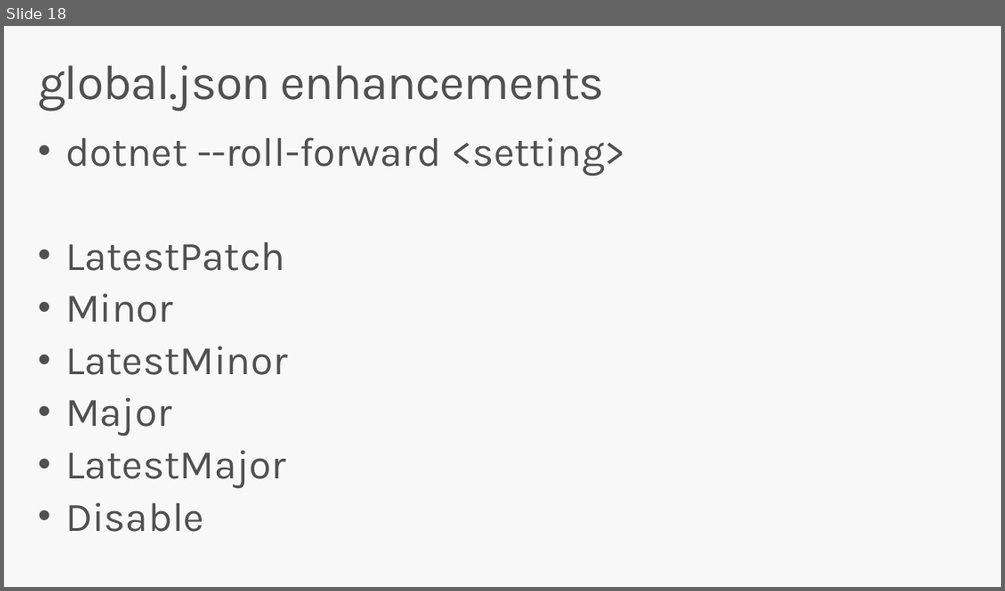
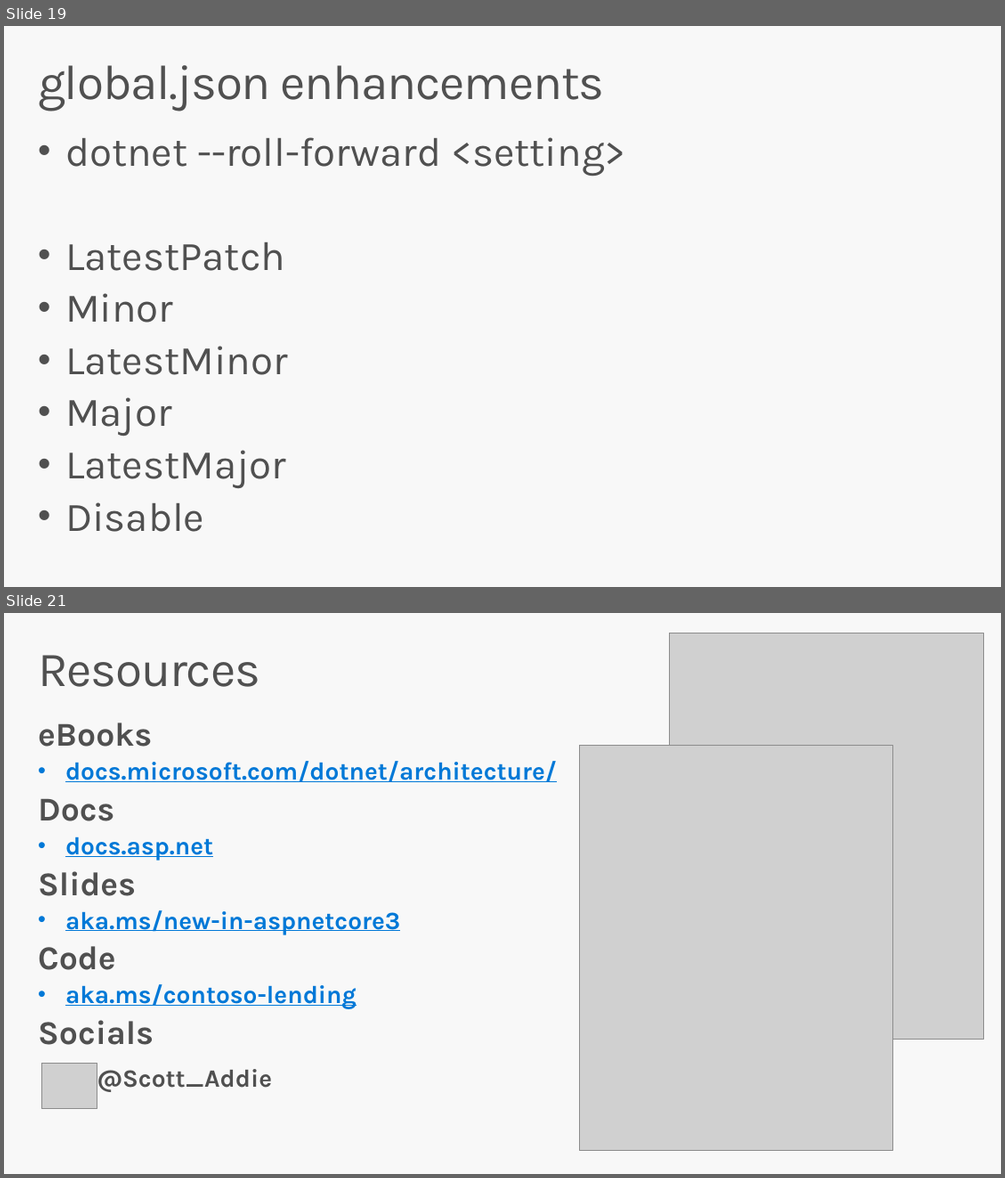
Before and after one commit to scottaddie/slide-decks, a slide deck: Whats New in ASP.NET Core 3.0.pptx. Shown one above the other, each under a label of ours: slide 18 before the commit, slides 19 and 21 after it; the slides between them are not shown. The pictures are 1005x591 and 1005x1178 pixels, drawn with LibreOffice and Linux fonts; fonts in the diff are those of the drawing; grey boxes stand for pictures. Boxes give left, top, right and bottom in pixels: in the first picture for what was removed or moved away, otherwise in the second. Text is boxed around its words. In the diff, an @@ line names an element or a change of style, - is before the commit and + after.

Commit message:
Add resources slide

```diff
--- a/Whats New in ASP.NET Core 3.0.pptx
+++ b/Whats New in ASP.NET Core 3.0.pptx
@@ slide 21 added at (x1=4, y1=613, x2=1001, y2=1174), background #F8F8F8 @@
@@ picture added at (x1=669, y1=633, x2=984, y2=1038) @@
@@ title added at (x1=38, y1=655, x2=260, y2=687), 47 pt, text #505050 @@
+Resources
@@ text added at (x1=38, y1=722, x2=557, y2=1092), 24 pt, text #0078D7, bold, underline @@
+eBooks
+• docs.microsoft.com/dotnet/architecture/
+Docs
+• docs.asp.net
+Slides
+• aka.ms/new-in-aspnetcore3
+Code
+• aka.ms/contoso-lending
+Socials
+@Scott_Addie
@@ picture added at (x1=580, y1=745, x2=893, y2=1150) @@
@@ picture added at (x1=41, y1=1063, x2=97, y2=1109) @@
@@ what was slide 18 is now slide 19 @@
```
Also in this commit, not shown: 5 slides changed, 1 other slide added.
